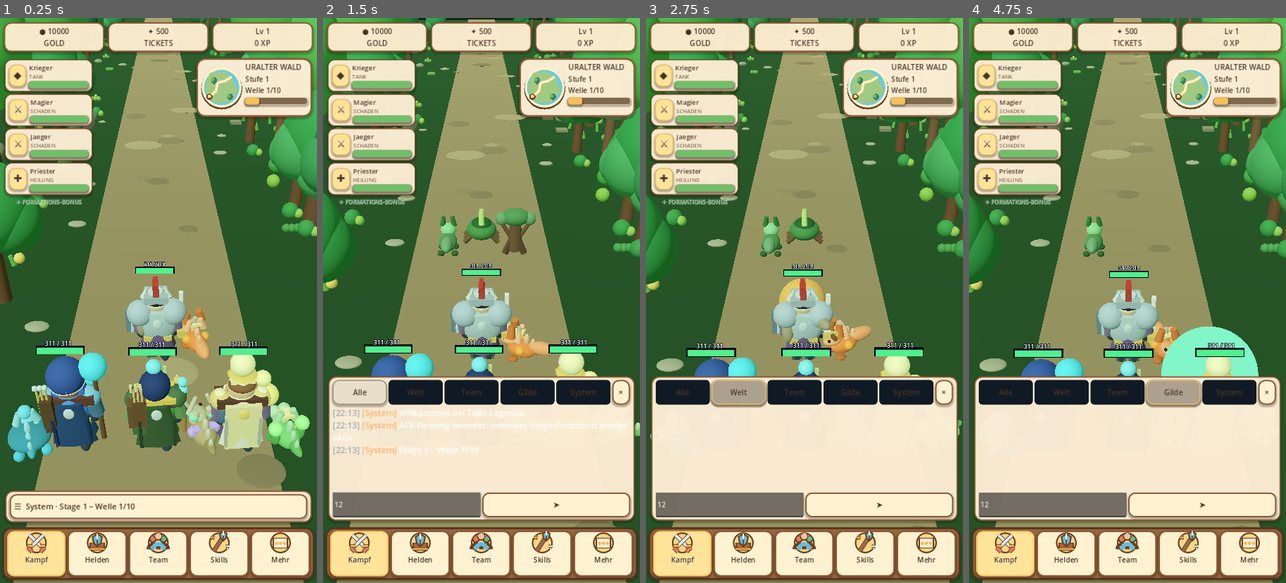
Above: before the commit, frames 1-4 (left to right).
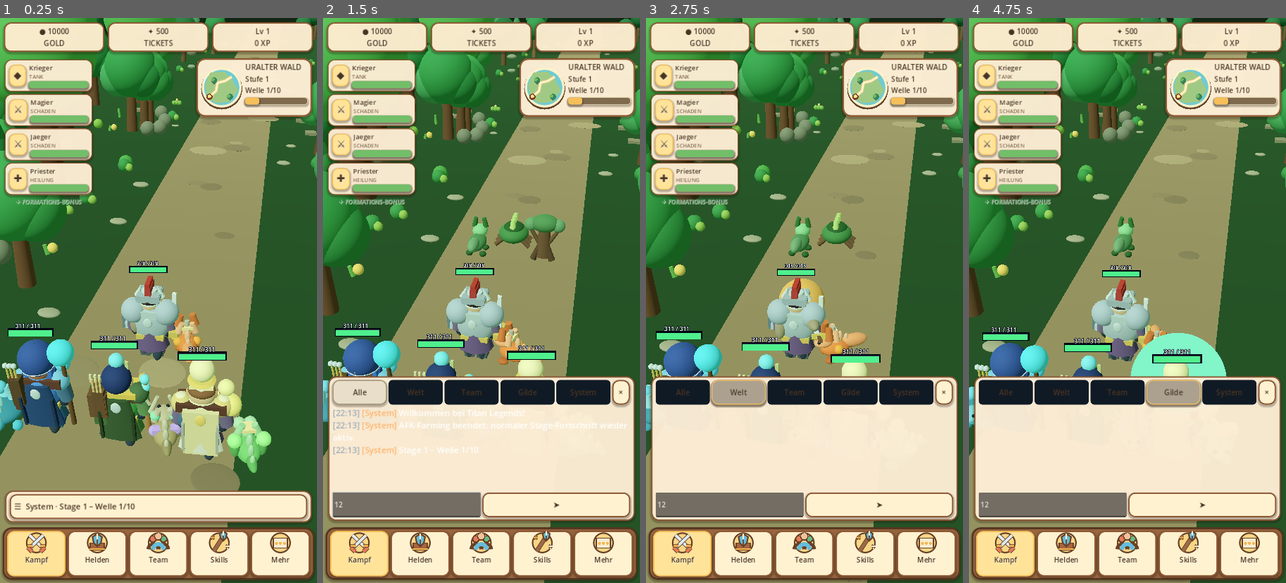
Above: after the commit, the same moments.

Repository: xynewageyx/TitanLegend
Game: Godot game, scene res://scenes/main.tscn
The game is run twice, just before and just after one commit, with the same random seed, the same clock (stepped at 60 frames per second) and the same inputs.
Inputs (mouse positions are in pixels of both pictures, inside the frame that each line leads up to):
- Up to frame 1 (0.25 s): no input
- Up to frame 2 (1.5 s): click "☰ System · Stage 1 – Welle 1/…" at 0.5 s; click (405, 503) at 1.27 s; type "12" at 1.35 s
- Up to frame 3 (2.75 s): click "Welt" at 2 s
- Up to frame 4 (4.75 s): click "Alle" at 2.75 s; click "Team" at 3.5 s; click "Gilde" at 4.25 s

The runs differ from the first frame. In frame 1, 38% of the frame differs, in the area x 0-100%, y 0-100%; in frame 2, 26%; in frame 3, 26%; in frame 4, 26%.

Commit message:
Update 221: adjust portrait combat camera to three-quarter perspective

Diff:
--- a/scripts/camera_follow.gd
+++ b/scripts/camera_follow.gd
@@ -5,7 +5,7 @@
 @export var target_path: NodePath = NodePath("../TeamFormation")
 @export var battle_manager_path: NodePath = NodePath("../BattleManager")
 @export var enemy_spawn_path: NodePath = NodePath("../EnemySpawn")
-@export var camera_offset: Vector3 = Vector3(0.0, 8.8, 13.2)
+@export var camera_offset: Vector3 = Vector3(2.8, 8.8, 13.2)
 @export var look_ahead: Vector3 = Vector3(0.0, 1.45, -3.2)
 @export var smoothing: float = 3.0
 @export var aim_smoothing: float = 4.0
@@ -47,9 +47,10 @@
  if boss_active and enemy_spawn != null and is_instance_valid(enemy_spawn):
   var boss_position: Vector3 = enemy_spawn.global_position
   # Frame the space between the heroes and the enemy, with extra headroom.
+  # Preserve a slight three-quarter perspective instead of a flat rear view.
   focus = (team_position + boss_position) * 0.5 + Vector3(0.0, 2.2, 0.0)
   # Use horizontal battlefield separation; vertical boss placement should not zoom the camera.
   var flat_separation: float = Vector2(team_position.x - boss_position.x, team_position.z - boss_position.z).length()
   var framing_distance: float = flat_separation
-  offset = Vector3(0.0, clampf(framing_distance * 1.05, 12.5, 22.0), clampf(framing_distance * 1.65, 19.0, 34.0))
+  offset = Vector3(2.8, clampf(framing_distance * 1.05, 12.5, 22.0), clampf(framing_distance * 1.65, 19.0, 34.0))
  return {"position": focus + offset, "focus": focus}
